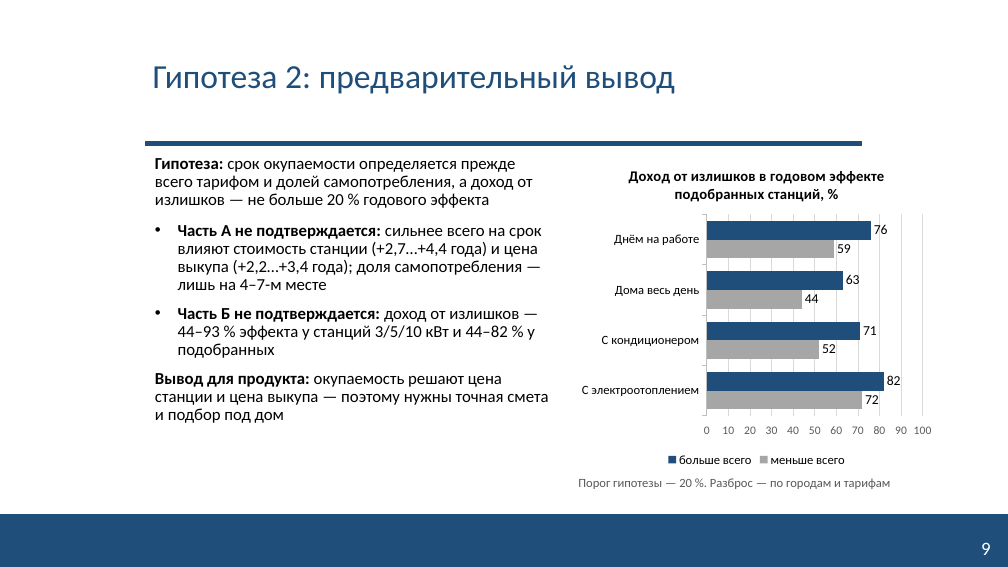
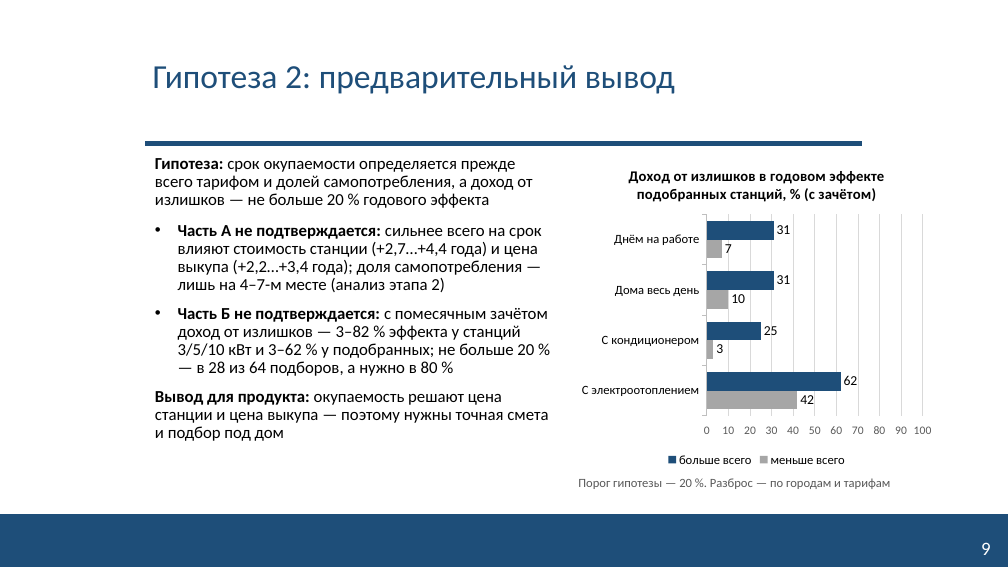
Before and after one commit to NeK0ban/SunCount, a slide deck: slide 9 of reports/SunCount_interim_talk.pptx. Drawn at 1008x567 pixels with LibreOffice and Linux fonts; fonts in the diff are those of the drawing; background and template pictures are left out. Boxes give left, top, right and bottom in pixels: in the first picture for what was removed or moved away, otherwise in the second. Text is boxed around its words. In the diff, an @@ line names an element or a change of style, - is before the commit and + after.

```diff
--- a/reports/SunCount_interim_talk.pptx
+++ b/reports/SunCount_interim_talk.pptx
@@ bar chart at bbox=[575, 153, 939, 470] @@
@@ title "Доход от излишков в годовом эффекте подобранных станций, %" to "Доход от излишков в годовом эффекте подобранных станций, % (с зачётом)" @@
-меньше всего: 72, 52, 44, 59
+меньше всего: 42, 3, 10, 7
-больше всего: 82, 71, 63, 76
+больше всего: 62, 25, 31, 31
@@ text at bbox=[178, 225, 548, 376]: text changed @@
-• Часть А не подтверждается: сильнее всего на срок влияют стоимость станции (+2,7…+4,4 года) и цена выкупа (+2,2…+3,4 года); доля самопотребления — лишь на 4–7-м месте
-• Часть Б не подтверждается: доход от излишков — 44–93 % эффекта у станций 3/5/10 кВт и 44–82 % у подобранных
+• Часть А не подтверждается: сильнее всего на срок влияют стоимость станции (+2,7…+4,4 года) и цена выкупа (+2,2…+3,4 года); доля самопотребления — лишь на 4–7-м месте (анализ этапа 2)
+• Часть Б не подтверждается: с помесячным зачётом доход от излишков — 3–82 % эффекта у станций 3/5/10 кВт и 3–62 % у подобранных; не больше 20 % — в 28 из 64 подборов, а нужно в 80 %
```
Also in this commit, not shown: 5 other slides changed, 20 other files.
